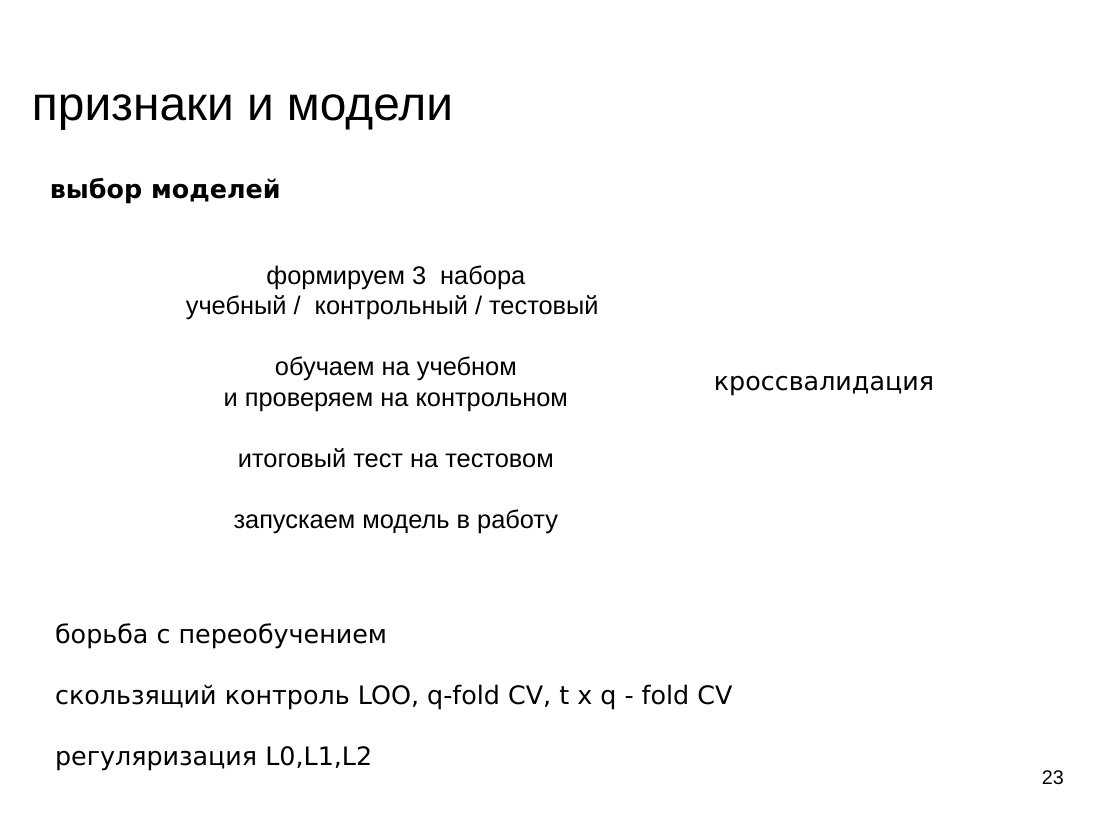
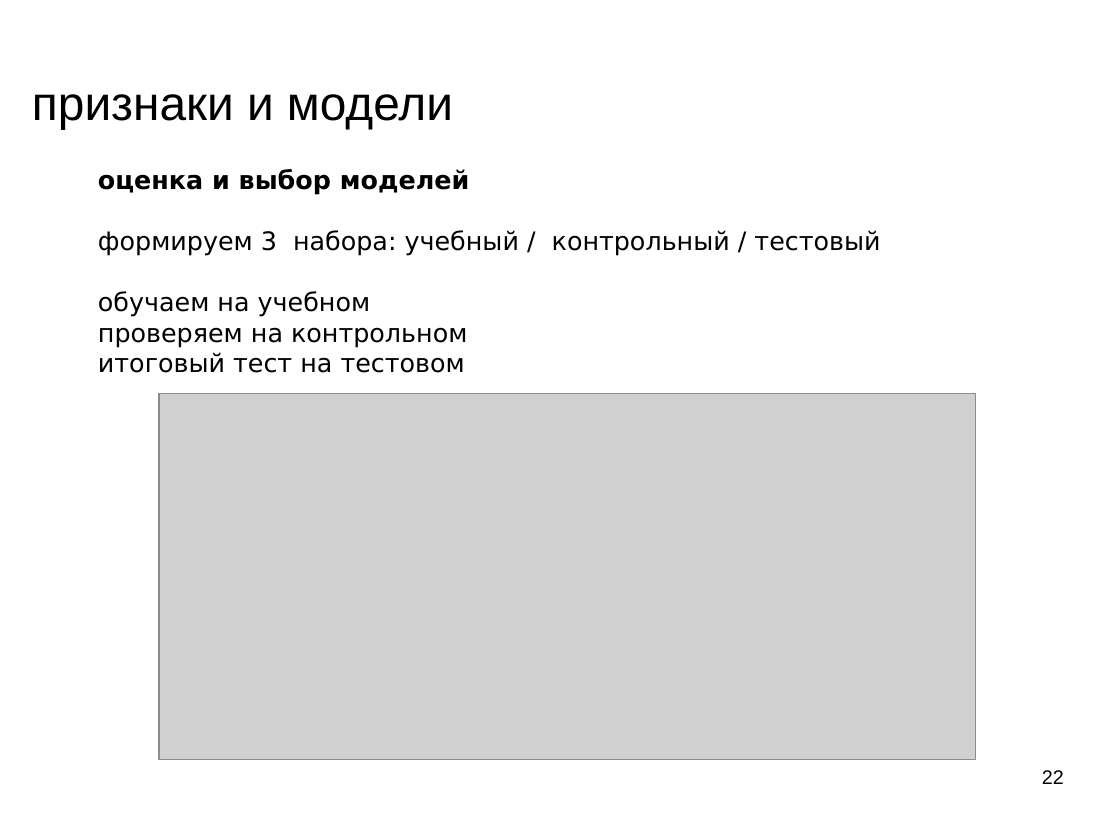
Before and after one commit to mechanoid5/ml_lectorium_legacy, a slide deck: slide 22 of 12-fetch-anomal.odp (slide 23 before the commit). Drawn at 1120x840 pixels with LibreOffice and Linux fonts; fonts in the diff are those of the drawing; grey boxes stand for pictures; background and template pictures are left out. Boxes give left, top, right and bottom in pixels: in the first picture for what was removed or moved away, otherwise in the second. Text is boxed around its words. In the diff, an @@ line names an element or a change of style, - is before the commit and + after.

```diff
--- a/12-fetch-anomal.odp
+++ b/12-fetch-anomal.odp
@@ text removed at [50, 178, 280, 204] @@
-выбор моделей
@@ text "оценка и выбор моделей": place and size @@
-text "оценка и выбор моделей" at [186, 265, 599, 533]
+text "оценка и выбор моделей" at [98, 169, 880, 373]
@@ text "оценка и выбор моделей" at [98, 169, 880, 373]: vertical alignment middle to top @@
@@ text at [98, 169, 880, 256]: text changed; font Arial to DejaVu Sans @@
-формируем 3 набора
-учебный / контрольный / тестовый
+оценка и выбор моделей
+формируем 3 набора: учебный / контрольный / тестовый
@@ text at [98, 291, 465, 373]: font Arial to DejaVu Sans in "обучаем на учебном", "итоговый тест на тестовом"; alignment centre to left @@
@@ text at [98, 327, 467, 348]: text changed; font Arial to DejaVu Sans @@
-и проверяем на контрольном
+проверяем на контрольном
@@ text removed at [714, 375, 934, 396] @@
-кроссвалидация
@@ picture added at [159, 394, 976, 760] @@
@@ text at [234, 509, 558, 533]: paragraph removed @@
-запускаем модель в работу
@@ text removed at [55, 623, 732, 771] @@
-борьба с переобучением
-скользящий контроль LOO, q-fold CV, t x q - fold CV
-регуляризация L0,L1,L2
@@ page number at [1042, 770, 1064, 784]: text changed @@
-23
+22
```
Also in this commit, not shown: 3 other slides changed, 4 slides added, 1 slide removed.
